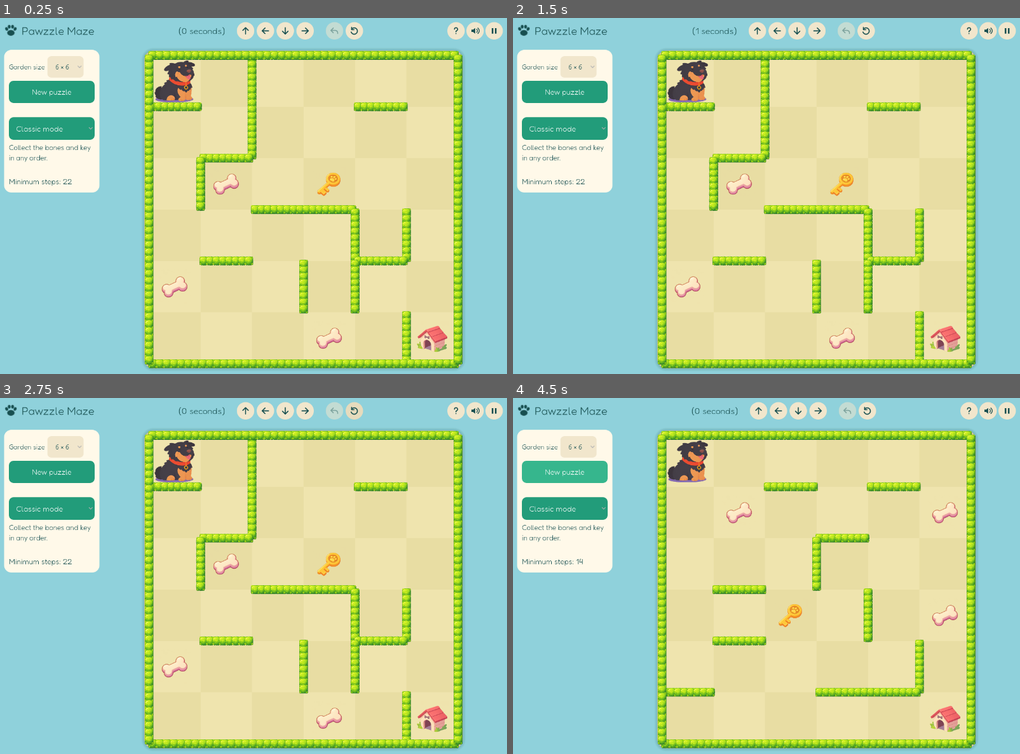
Above: before the commit, frames 1-4 (two rows, left to right).
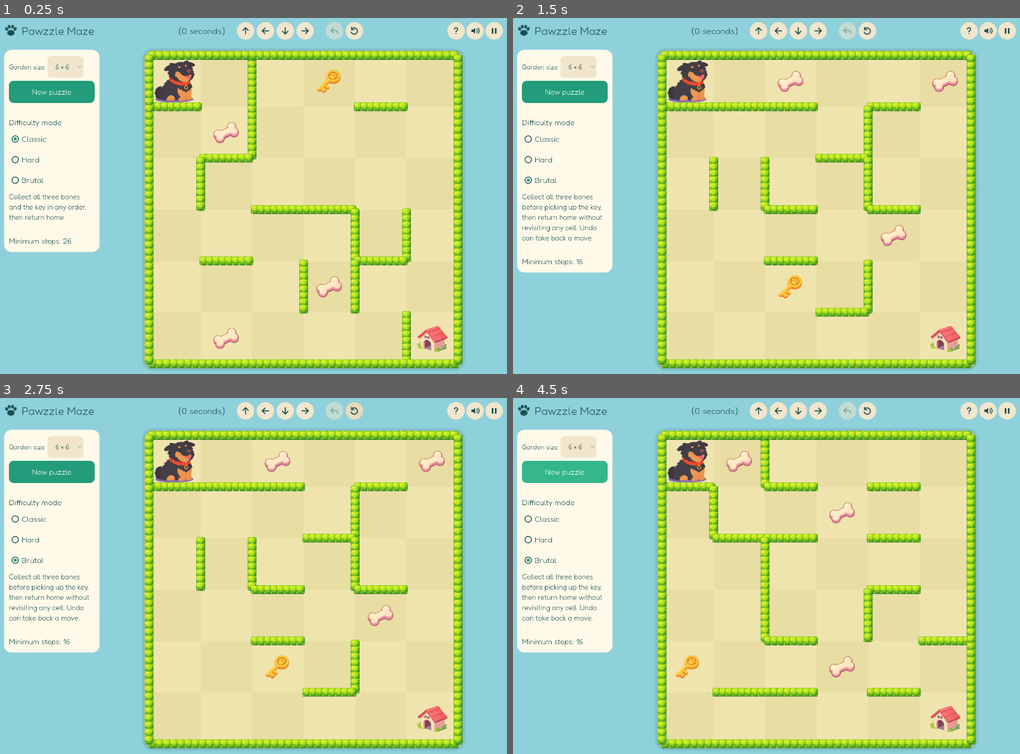
Above: after the commit, the same moments.

Repository: timothylee58/Pawzzle-Maze
Game: Godot game, scene res://garden/main.tscn
Two runs of this game, one before a commit and one after it. Both use one fixed random seed, a clock stepped at 60 frames per second and the inputs below. Sound files missing from this copy of the repository are replaced by a short silence.
Inputs (mouse positions are in pixels of both pictures, inside the frame that each line leads up to):
- Up to frame 1 (0.25 s): no input
- Up to frame 2 (1.5 s): click (563, 160) at 0.5 s, where only the run after the commit has a clickable "Hard"; click (563, 181) at 1.25 s, where only the run after the commit has a clickable "Brutal"
- Up to frame 3 (2.75 s): click (354, 412) at 2 s
- Up to frame 4 (4.5 s): click (867, 412) at 2.75 s; click (867, 412) at 3.5 s; click "New puzzle" at 4.25 s

The runs differ from the first frame. In frame 1, 5.6% of the frame differs, in the area x 0-68%, y 14-93%; in frame 2, 12%, in the area x 0-88%, y 1-96%; in frame 3, 11%; in frame 4, 12%.

Commit message:
Space puzzle objectives and add radio difficulty controls

Diff:
--- a/games/godot/garden/integration_test.gd
+++ b/games/godot/garden/integration_test.gd
@@ -71,10 +71,8 @@
 	for to in route: game.step(to)
 	await click_button(game.win_next)
 	check(not game.overlay.visible and game.level.seed != original_seed and not game.board.locked, "real click: Another adventure generates and unlocks")
-	game.mode_select.select(1)
 	game._mode_changed(1)
-	check(game.level.hard and game.mode_select.get_item_text(1) == "Hard mode", "mode selector generates hard puzzle")
-	game.mode_select.select(0)
+	check(game.level.hard and game.mode_buttons[1].button_pressed, "mode selector generates hard puzzle")
 	game._mode_changed(0)
 	game.level = game.rules.generate_legacy(6, "PAW-1024")
 	game.restart()
@@ -158,6 +156,12 @@
 					if current.is_empty():
 						valid = false
 						break
+				var objects: Array = puzzle.items + [puzzle.key, puzzle.home]
+				for a in objects.size():
+					for b in range(a + 1, objects.size()):
+						var dx: int = absi(int(objects[a]) % n - int(objects[b]) % n)
+						var dy: int = absi(int(objects[a]) / n - int(objects[b]) / n)
+						check(dx + dy >= 3, "every object pair is at least three grid steps apart")
 				var quadrants := {}
 				for item in puzzle.items + [puzzle.key]:
 					var region := int(item % n >= n / 2) + 2 * int(item / n >= n / 2)
@@ -226,15 +230,18 @@
 	check(game.theme.default_font.base_font.resource_path.ends_with("Fredoka.ttf"), "Fredoka is the game theme")
 
 	for mode in 3:
-		game.mode_select.select(mode)
-		game._mode_changed(mode)
+		await click_button(game.mode_buttons[mode])
+		check(game.selected_mode == mode and game.mode_buttons[mode].button_pressed, "radio click selects mode")
+		for other in 3:
+			check(game.mode_buttons[other].button_pressed == (other == mode), "exactly one difficulty selected")
+		check(game.mode_description.text == game.MODE_DESCRIPTIONS[mode], "sidebar uses shared mode description")
 		var original_state: Dictionary = game.state.duplicate(true)
 		var original_elapsed: float = game.elapsed
 		game._show_help()
 		check(paused and game.tutorial_state.pos == 0, "tutorial opens fresh and pauses main game")
 		game._tutorial_move(Vector2i.UP)
 		check(game.tutorial_state.pos == 0, "tutorial vertical arrow cannot move")
-		for i in 9:
+		for i in 13:
 			await click_button(game.tutorial_buttons[3])
 		check(game.rules.won(game.tutorial_level, game.tutorial_state), "tutorial solved with real arrow clicks in each mode")
 		check(game.state == original_state and game.elapsed == original_elapsed, "tutorial leaves main puzzle and timer unchanged")
--- a/games/godot/garden/main.gd
+++ b/games/godot/garden/main.gd
@@ -17,7 +17,14 @@
 var help_back: Button
 var size_select: OptionButton
 var setup_panel: PanelContainer
-var mode_select: OptionButton
+const MODE_NAMES := ["Classic", "Hard", "Brutal"]
+const MODE_DESCRIPTIONS := [
+	"Collect all three bones and the key in any order, then return home.",
+	"Collect all three bones before picking up the key, then return home. You may revisit cells.",
+	"Collect all three bones before picking up the key, then return home without revisiting any cell. Undo can take back a move."
+]
+var selected_mode := 0
+var mode_buttons: Array[CheckBox] = []
 var mode_description: Label
 var tutorial: Control
 var tutorial_status: Label
@@ -273,16 +280,23 @@
 	var mode_gap := Control.new()
 	mode_gap.custom_minimum_size.y = 20
 	setup.add_child(mode_gap)
-	mode_select = OptionButton.new()
-	for mode in ["Classic mode", "Hard mode", "Brutal mode"]: mode_select.add_item(mode)
-	mode_select.add_theme_font_size_override("font_size", 20)
-	mode_select.get_popup().add_theme_font_size_override("font_size", 20)
-	mode_select.custom_minimum_size.y = 44
-	mode_select.add_theme_stylebox_override("normal", style("#229c7a", 12))
-	mode_select.add_theme_color_override("font_color", Color.WHITE)
-	mode_select.item_selected.connect(_mode_changed)
-	setup.add_child(mode_select)
-	mode_description = label("Collect the bones and key in any order.", 18)
+	setup.add_child(label("Difficulty mode", 20))
+	var mode_group := ButtonGroup.new()
+	for index in MODE_NAMES.size():
+		var choice := CheckBox.new()
+		choice.text = MODE_NAMES[index]
+		choice.button_group = mode_group
+		choice.button_pressed = index == selected_mode
+		choice.custom_minimum_size.y = 44
+		choice.add_theme_font_size_override("font_size", 20)
+		for appearance in ["font_color", "font_hover_color", "font_pressed_color", "font_hover_pressed_color", "font_focus_color"]:
+			choice.add_theme_color_override(appearance, Color("#174f50"))
+		choice.add_theme_icon_override("radio_unchecked", _svg_icon('<circle cx="12" cy="12" r="8" fill="none" stroke="#174f50" stroke-width="2"/>'))
+		choice.add_theme_icon_override("radio_checked", _svg_icon('<circle cx="12" cy="12" r="8" fill="none" stroke="#174f50" stroke-width="2"/><circle cx="12" cy="12" r="4" fill="#229c7a"/>'))
+		choice.pressed.connect(_mode_changed.bind(index))
+		setup.add_child(choice)
+		mode_buttons.append(choice)
+	mode_description = label(MODE_DESCRIPTIONS[selected_mode], 18)
 	setup.add_child(mode_description)
 	var optimum_gap := Control.new()
 	optimum_gap.custom_minimum_size.y = 20
@@ -347,10 +361,13 @@
 		tutorial_controls.add_child(arrow)
 		tutorial_buttons.append(arrow)
 	tutorial_controls.add_child(icon_button("restart", "Restart tutorial", _reset_tutorial))
-	help_box.add_child(label("Help Mocha collect all three bones and one key, then return to the doghouse.", 22))
-	help_box.add_child(label("CLASSIC MODE\nCollect the bones and key in any order, then go home.\n\nHARD MODE\nCollect all three bones before picking up the key.\n\nBRUTAL MODE\nHard mode rules, plus no revisiting any cell. Paw prints mark your path. Use Undo to take back a move or Restart to try again. Every puzzle has a verified route with no backtracking.", 18))
-	help_box.add_child(label("Drag Mocha along open paths, tap an adjacent tile, or use the direction buttons. On a keyboard, use arrow keys or WASD. Hedges block movement.\n\nThe timer starts when the garden is generated and pauses while this page is open. Restart resets the current garden; New puzzle generates another.", 16))
-	help_box.add_child(label("Created by Frankie, Timothy, Han and Colin.", 18))
+	_add_help_section(help_box, "Your goal", "Guide Mocha to collect all three bones and one key, then return to the doghouse. Each puzzle has a verified route without backtracking.")
+	for index in MODE_NAMES.size():
+		_add_help_section(help_box, MODE_NAMES[index] + " mode", MODE_DESCRIPTIONS[index])
+	_add_help_section(help_box, "Moving Mocha", "Drag Mocha along open paths, tap an adjacent tile, or use the arrow buttons. On a keyboard, use the arrow keys or WASD. Hedges block movement. Paw prints show your path.")
+	_add_help_section(help_box, "Puzzle controls", "Undo takes back one move without changing the timer. Restart resets the current puzzle and timer. New puzzle generates another garden. Pause blurs the grid and stops the timer.")
+	_add_help_section(help_box, "Timing and practice", "The timer starts when a puzzle is generated and pauses while this guide is open. Use the arrows above to practise, then return to your puzzle with the back arrow.")
+	_add_help_section(help_box, "Created by", "Frankie, Timothy, Han and Colin")
 	help_cover.hide()
 	scroll.show()
 	get_node("/root/GPX").pause_changed.connect(_paused)
@@ -393,7 +410,7 @@
 
 func generate() -> void:
 	var seed_value := str(Time.get_ticks_usec()) + "-" + str(randi())
-	level = rules.generate(size_select.get_selected_id(), seed_value, mode_select.selected > 0, mode_select.selected == 2)
+	level = rules.generate(size_select.get_selected_id(), seed_value, selected_mode > 0, selected_mode == 2)
 	optimal = rules.solve_result(level).minimum_steps
 	restart()
 
@@ -528,13 +545,22 @@
 	if header == null: return
 	header.custom_minimum_size.y = 46
 
-func _mode_changed(_index: int) -> void:
-	mode_description.text = [
-		"Collect the bones and key in any order.",
-		"Collect all bones before picking up the key.",
-		"All bones before the key. Never revisit a cell. Undo can take back a mistake."
-	][mode_select.selected]
+func _mode_changed(index: int) -> void:
+	selected_mode = index
+	mode_buttons[index].set_pressed_no_signal(true)
+	mode_description.text = MODE_DESCRIPTIONS[index]
 	generate()
+
+func _add_help_section(parent: VBoxContainer, heading: String, body: String) -> void:
+	var section := VBoxContainer.new()
+	section.add_theme_constant_override("separation", 6)
+	parent.add_child(section)
+	section.add_child(label(heading, 22))
+	var inset := MarginContainer.new()
+	inset.add_theme_constant_override("margin_left", 22)
+	inset.add_theme_constant_override("margin_right", 22)
+	section.add_child(inset)
+	inset.add_child(label(body, 18))
 
 func _add_gap(parent: Container, width: float) -> void:
 	var gap := Control.new()
@@ -559,12 +585,12 @@
 
 func _reset_tutorial() -> void:
 	var edges: Array = []
-	for i in 10:
+	for i in 14:
 		var adjacent: Array = []
 		if i > 0: adjacent.append(i - 1)
-		if i < 9: adjacent.append(i + 1)
+		if i < 13: adjacent.append(i + 1)
 		edges.append(adjacent)
-	tutorial_level = {"size": 10, "edges": edges, "items": [2, 4, 5], "key": 7, "home": 9, "hard": mode_select.selected > 0, "brutal": mode_select.selected == 2}
+	tutorial_level = {"size": 14, "edges": edges, "items": [1, 4, 7], "key": 10, "home": 13, "hard": selected_mode > 0, "brutal": selected_mode == 2}
 	tutorial_state = rules.initial(tutorial_level)
 	tutorial_history.clear()
 	_refresh_tutorial()
@@ -580,7 +606,7 @@
 func _refresh_tutorial() -> void:
 	tutorial.show_state(tutorial_state, tutorial_history)
 	var complete := rules.won(tutorial_level, tutorial_state)
-	tutorial_status.text = "Mocha is home! Tutorial complete." if complete else mode_select.get_item_text(mode_select.selected) + " — guide Mocha to the right."
+	tutorial_status.text = "Mocha is home! Tutorial complete." if complete else MODE_NAMES[selected_mode] + " mode" + " — guide Mocha to the right."
 	for arrow in tutorial_buttons: arrow.disabled = complete
 
 func _toggle_pause() -> void:
--- a/games/godot/garden/rules.gd
+++ b/games/godot/garden/rules.gd
@@ -164,6 +164,10 @@
 	return absi(a % n - b % n) + absi(a / n - b / n)
 
 func placement_valid(level: Dictionary) -> bool:
+	var objects: Array = level.items + [level.key, level.home]
+	for i in objects.size():
+		for j in range(i + 1, objects.size()):
+			if grid_distance(objects[i], objects[j], level.size) < 3: return false
 	var occupied := {}
 	for cell in level.items + [level.key]:
 		if cell == 0 or cell == level.home or occupied.has(quadrant(cell, level.size)): return false
@@ -195,7 +199,14 @@
 		for region in 4:
 			if region == q: continue
 			if groups[region].is_empty(): break
-			var choices: Array = groups[region]
+			var choices: Array = []
+			for candidate in groups[region]:
+				if grid_distance(candidate, cell, level.size) < 3 or grid_distance(candidate, level.home, level.size) < 3: continue
+				var separated := true
+				for placed in bones:
+					if grid_distance(candidate, placed, level.size) < 3: separated = false
+				if separated: choices.append(candidate)
+			if choices.is_empty(): break
 			var bone: int = choices[int(rand_value() * choices.size())]
 			# Prefer a close-to-home bone in the house quadrant.
 			if region == 3:
@@ -229,25 +240,11 @@
 		if stack.is_empty(): continue
 		var candidate := _place_on_route(base, stack.slice(1))
 		if not candidate.is_empty(): return candidate
-	# Guaranteed bounded fallback: sweep three quadrants before the key's
-	# quadrant, then approach home down the outer column (or transpose).
-	var route: Array = []
-	for y in range(1, n): route.append(y * n)
-	for x in range(1, n - 1): route.append((n - 1) * n + x)
-	for y in range(n - 2, -1, -1): route.append(y * n + n - 2)
-	route.append(n - 1)
-	for y in range(1, n): route.append(y * n + n - 1)
-	if rand_value() < 0.5:
-		for i in route.size(): route[i] = (route[i] % n) * n + route[i] / n
-	# Direct house-to-bone edge guarantees a bone is nearest by walking too.
-	var near_home: int = (n - 1) * n + n - 2
-	var above_home: int = (n - 2) * n + n - 1
-	for cell in [near_home, above_home]:
-		if not base.edges[base.home].has(cell):
-			base.edges[base.home].append(cell)
-			base.edges[cell].append(base.home)
-	var fallback := _place_on_route(base, route)
-	assert(not fallback.is_empty(), "Guaranteed quadrant route must be valid")
+	# The constructive route also satisfies spacing on the smallest grid.
+	var fallback := _brutal_fallback(n, value)
+	fallback.hard = hard
+	fallback.erase("brutal")
+	fallback.erase("brutal_solution")
 	return fallback
 
 func validate_route(level: Dictionary, route: Array) -> bool:
@@ -273,7 +270,7 @@
 	return level
 
 func _generate_brutal(n: int, value: String) -> Dictionary:
-	for attempt in 24:
+	for attempt in 8:
 		var candidate := generate(n, value + "-brutal-%d" % attempt, true)
 		var certified := _certify_brutal(candidate)
 		if not certified.is_empty(): return certified
@@ -299,9 +296,10 @@
 		edges[cell].append(previous)
 		visited[cell] = true
 		previous = cell
-	var bone := (n - 1) * n + n - 2
-	edges[bone].append(level.home)
-	edges[level.home].append(bone)
+	var bone := (n - 3) * n + n - 2
+	var shortcut := bone + 1
+	edges[bone].append(shortcut)
+	edges[shortcut].append(bone)
 	var queue: Array = visited.keys()
 	var cursor := 0
 	while cursor < queue.size():
--- a/games/godot/garden/tutorial_strip.gd
+++ b/games/godot/garden/tutorial_strip.gd
@@ -2,7 +2,7 @@
 var textures: Dictionary = {}
 var state: Dictionary = {"pos": 0, "mask": 0, "key": false}
 var trail: Array = []
-const PLACEMENT := {2: "bone", 4: "bone", 5: "bone", 7: "key", 9: "dog_house"}
+const PLACEMENT := {1: "bone", 4: "bone", 7: "bone", 10: "key", 13: "dog_house"}
 
 func _ready() -> void:
 	custom_minimum_size.y = 130
@@ -13,20 +13,20 @@
 
 func _draw() -> void:
 	if textures.is_empty(): return
-	var cell := maxf(1, minf((size.x - 28) / 10.0, 100.0))
-	var origin := Vector2((size.x - cell * 10) / 2, (size.y - cell) / 2)
-	for i in 10:
+	var cell := maxf(1, minf((size.x - 28) / 14.0, 100.0))
+	var origin := Vector2((size.x - cell * 14) / 2, (size.y - cell) / 2)
+	for i in 14:
 		var rect := Rect2(origin + Vector2(i * cell, 0), Vector2.ONE * cell)
 		draw_rect(rect, Color("#efe4ae") if i % 2 == 0 else Color("#e8dda3"))
 		draw_rect(rect, Color("#9fb06d"), false, 1.5)
 		if PLACEMENT.has(i):
 			var item: String = PLACEMENT[i]
-			var bone_index: int = [2, 4, 5].find(i)
-			if (bone_index < 0 or not (state.mask & (1 << bone_index))) and (i != 7 or not state.key):
+			var bone_index: int = [1, 4, 7].find(i)
+			if (bone_index < 0 or not (state.mask & (1 << bone_index))) and (i != 10 or not state.key):
 				draw_texture_rect(textures[item], rect.grow(-cell * 0.08), false)
 		if i == state.pos: draw_texture_rect(textures.princess_mocha, rect.grow(-cell * 0.08), false)
 
-	var bounds := Rect2(origin, Vector2(cell * 10, cell))
+	var bounds := Rect2(origin, Vector2(cell * 14, cell))
 	for wall in [
 		Rect2(bounds.position - Vector2(0, 4), Vector2(bounds.size.x, 8)),
 		Rect2(Vector2(bounds.position.x, bounds.end.y - 4), Vector2(bounds.size.x, 8)),
Not shown, changed: docs/GODOT_GARDEN_RELEASE.md
Not shown, changed: releases/pawzzle-mochas-garden-gamepix.zip
